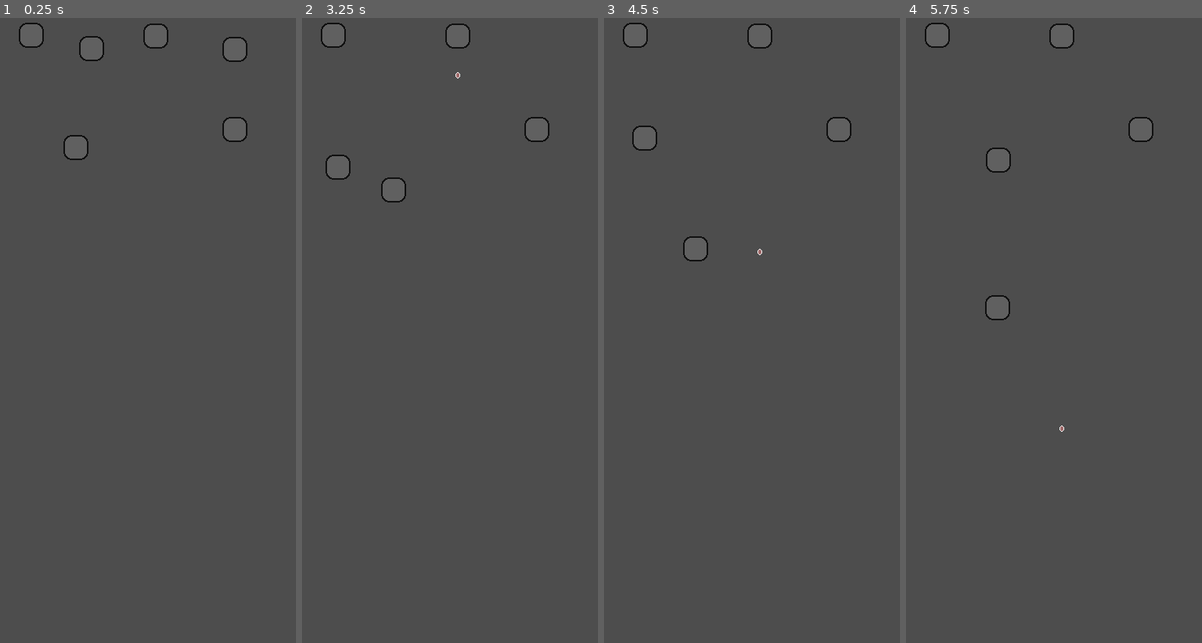
Above: before the commit, frames 1-4 (left to right).
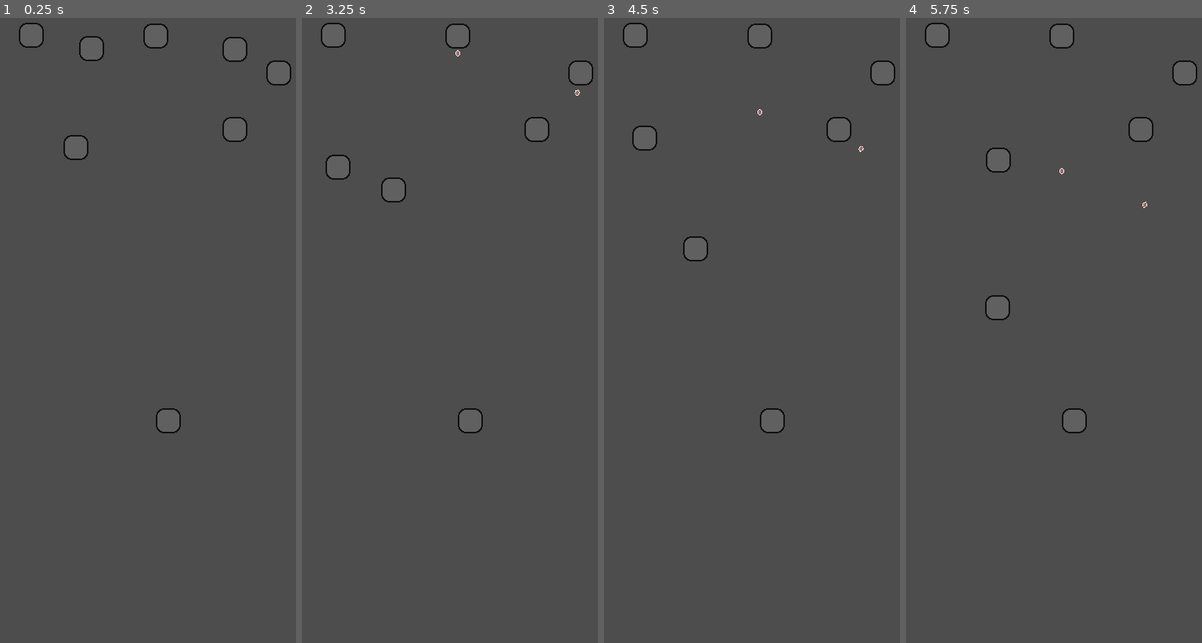
Above: after the commit, the same moments.

Repository: efevans/geometry-shooter-game
Game: Godot game, scene res://scenes/enemy/enemy_test.tscn
Two runs of this game, one before a commit and one after it. Both use one fixed random seed, a clock stepped at 60 frames per second and the inputs below. This scene is started directly instead of the project's main scene.
Inputs:
- Up to frame 1 (0.25 s): no input
- Up to frame 2 (3.25 s): hold D (move_right) 0.53-1.28 s; hold S (move_down) 1.28-2.03 s; hold D (move_right) 2.03-2.78 s; hold W (move_up) from 2.78 s (still down)
- Up to frame 3 (4.5 s): release W (move_up) at 3.53 s; hold A (move_left) from 3.53 s (still down)
- Up to frame 4 (5.75 s): release A (move_left) at 5.03 s; hold S (move_down) from 5.03 s (still down)

The runs differ from the first frame. In frame 1, 0.1% of the frame differs, in the area x 52-99%, y 6-67%; in frame 2, 0.2%, in the area x 51-99%, y 5-67%; in frame 3, 0.2%; in frame 4, 0.2%.

Commit message:
Add enemy that shoots towards player

Diff:
--- a/scenes/bullet/bullet.gd
+++ b/scenes/bullet/bullet.gd
@@ -1,7 +1,19 @@
 extends Node2D
+class_name Bullet
 
-const SPEED: float = 3.0
 @export var movement_component: Node
 
-func _physics_process(_delta: float) -> void:
-	movement_component.move(self, SPEED)
+
+func set_speed(speed: float) -> void:
+	movement_component.speed = speed
+
+
+func set_direction(direction: Vector2) -> void:
+	movement_component.direction = direction
+	rotation = direction.angle() - PI / 2
+
+
+func _physics_process(delta: float) -> void:
+	if !movement_component:
+		return
+	movement_component.move(self, delta)
--- a/scenes/bullet/bullet.tscn
+++ b/scenes/bullet/bullet.tscn
@@ -2,13 +2,13 @@
 
 [ext_resource type="Texture2D" uid="uid://bv0qyds5871vu" path="res://scenes/bullet/bullet.png" id="1_li7an"]
 [ext_resource type="Script" path="res://scenes/bullet/bullet.gd" id="1_slfou"]
-[ext_resource type="PackedScene" uid="uid://bsucvjrkive7c" path="res://scenes/components/move_forward_component/move_forward_component.tscn" id="3_35sqn"]
+[ext_resource type="PackedScene" uid="uid://dk7csm1d6fg0u" path="res://scenes/components/move_in_direction_component/move_in_direction_component.tscn" id="3_cd7jb"]
 
 [node name="Bullet" type="Node2D" node_paths=PackedStringArray("movement_component")]
 script = ExtResource("1_slfou")
-movement_component = NodePath("MoveForwardComponent")
+movement_component = NodePath("MoveInDirectionComponent")
 
 [node name="Sprite2D" type="Sprite2D" parent="."]
 texture = ExtResource("1_li7an")
 
-[node name="MoveForwardComponent" parent="." instance=ExtResource("3_35sqn")]
+[node name="MoveInDirectionComponent" parent="." instance=ExtResource("3_cd7jb")]
--- a/scenes/components/move_forward_component/move_forward_component.gd
+++ b/scenes/components/move_forward_component/move_forward_component.gd
@@ -1,5 +1,6 @@
 extends Node
 
+@export var speed: float = 60.0
 
-func move(object: Node2D, speed: float) -> void:
-	object.global_position += Vector2.DOWN * speed
+func move(object: Node2D, delta: float) -> void:
+	object.global_position += Vector2.DOWN * speed * delta
--- /dev/null
+++ b/scenes/components/move_in_direction_component/move_in_direction_component.gd
@@ -0,0 +1,7 @@
+extends Node
+
+@export var speed: float = 60.0
+@export var direction: Vector2 = Vector2.DOWN
+
+func move(object: Node2D, delta: float) -> void:
+	object.global_position += speed * direction * delta
--- /dev/null
+++ b/scenes/components/move_in_direction_component/move_in_direction_component.tscn
@@ -0,0 +1,6 @@
+[gd_scene load_steps=2 format=3 uid="uid://dk7csm1d6fg0u"]
+
+[ext_resource type="Script" path="res://scenes/components/move_in_direction_component/move_in_direction_component.gd" id="1_w7npt"]
+
+[node name="MoveInDirectionComponent" type="Node"]
+script = ExtResource("1_w7npt")
--- a/scenes/components/move_sideways_component/move_sideways_component.gd
+++ b/scenes/components/move_sideways_component/move_sideways_component.gd
@@ -2,8 +2,9 @@
 
 @onready var path_follow_2d: PathFollow2D = %PathFollow2D
 
+@export var speed: float = 60.0
 
-func move(object: Node2D, speed: float) -> void:
+func move(object: Node2D, delta: float) -> void:
 	var original_position := path_follow_2d.global_position
-	path_follow_2d.progress += speed
+	path_follow_2d.progress += speed * delta
 	object.global_position += path_follow_2d.global_position - original_position
--- /dev/null
+++ b/scenes/components/shoot_bullet_at_player_component/shoot_bullet_at_player_component.gd
@@ -0,0 +1,26 @@
+extends Node
+
+@onready var shoot_timer: Timer = %ShootTimer
+
+@export var shoot_timeout: float = 3
+@export var bullet_scene: PackedScene
+@export_group("Parent Properties")
+@export var parent_firer: Node2D
+@export var parent_distance_buffer: float = 0.0
+
+
+func _ready() -> void:
+	shoot_timer.start(shoot_timeout)
+	shoot_timer.timeout.connect(on_shoot_timeout)
+
+
+func on_shoot_timeout() -> void:
+	var bullet_instance := bullet_scene.instantiate() as Bullet
+	get_tree().root.add_child(bullet_instance)
+	bullet_instance.global_position = parent_firer.global_position + Vector2.DOWN * parent_distance_buffer
+
+	var player := get_tree().get_first_node_in_group("player") as Node2D
+	if !player:
+		return
+	var normalized_direction_to_player := (player.global_position - bullet_instance.global_position).normalized()
+	bullet_instance.set_direction(normalized_direction_to_player)
--- /dev/null
+++ b/scenes/components/shoot_bullet_at_player_component/shoot_bullet_at_player_component.tscn
@@ -0,0 +1,11 @@
+[gd_scene load_steps=3 format=3 uid="uid://oqmy2dbyi8vq"]
+
+[ext_resource type="Script" path="res://scenes/components/shoot_bullet_at_player_component/shoot_bullet_at_player_component.gd" id="1_iksfa"]
+[ext_resource type="PackedScene" uid="uid://svu8yrkk206g" path="res://scenes/bullet/bullet.tscn" id="2_3sk1p"]
+
+[node name="ShootBulletAtPlayerComponent" type="Node"]
+script = ExtResource("1_iksfa")
+bullet_scene = ExtResource("2_3sk1p")
+
+[node name="ShootTimer" type="Timer" parent="."]
+unique_name_in_owner = true
--- a/scenes/enemy/enemy.gd
+++ b/scenes/enemy/enemy.gd
@@ -1,6 +1,4 @@
 extends Node2D
-
-const SPEED: float = 60.0
 
 @export var movement_component: Node
 
@@ -8,4 +6,4 @@
 func _physics_process(delta: float) -> void:
 	if !movement_component:
 		return
-	movement_component.move(self, SPEED * delta)
+	movement_component.move(self, delta)
--- a/scenes/enemy/enemy_test.tscn
+++ b/scenes/enemy/enemy_test.tscn
@@ -7,6 +7,7 @@
 [ext_resource type="PackedScene" uid="uid://bsucvjrkive7c" path="res://scenes/components/move_forward_component/move_forward_component.tscn" id="5_ysrnn"]
 [ext_resource type="Texture2D" uid="uid://cqqx0fnucs4sd" path="res://scenes/enemy/enemy.png" id="6_1lm7k"]
 [ext_resource type="PackedScene" uid="uid://de7fdrcgbcp25" path="res://scenes/enemy/move_sideways_enemy/move_sideways_enemy.tscn" id="7_gxau2"]
+[ext_resource type="PackedScene" uid="uid://vx85fxunnudo" path="res://scenes/enemy/shoot_bullet_at_player_enemy/shoot_bullet_at_player_enemy.tscn" id="8_ft2i8"]
 
 [sub_resource type="CircleShape2D" id="CircleShape2D_die47"]
 
@@ -27,15 +28,22 @@
 
 [node name="MoveForwardComponent" parent="DieOnHitEnemy" instance=ExtResource("5_ysrnn")]
 
-[node name="Sprite2D" type="Sprite2D" parent="."]
+[node name="Wall" type="Sprite2D" parent="."]
 position = Vector2(346, 146)
 texture = ExtResource("6_1lm7k")
 
-[node name="Area2D" type="Area2D" parent="Sprite2D"]
+[node name="Area2D" type="Area2D" parent="Wall"]
 collision_mask = 0
 
-[node name="CollisionShape2D" type="CollisionShape2D" parent="Sprite2D/Area2D"]
+[node name="CollisionShape2D" type="CollisionShape2D" parent="Wall/Area2D"]
 shape = SubResource("CircleShape2D_die47")
 
 [node name="MoveSidewaysEnemy" parent="." instance=ExtResource("7_gxau2")]
 position = Vector2(132, 159)
+
+[node name="ShootBulletAtPlayerEnemy" parent="." instance=ExtResource("8_ft2i8")]
+position = Vector2(402, 74)
+
+[node name="FauxPlayer" type="Sprite2D" parent="." groups=["player"]]
+position = Vector2(261, 517)
+texture = ExtResource("6_1lm7k")
--- a/scenes/enemy/move_forward_enemy/move_forward_enemy.tscn
+++ b/scenes/enemy/move_forward_enemy/move_forward_enemy.tscn
@@ -2,13 +2,13 @@
 
 [ext_resource type="Texture2D" uid="uid://cqqx0fnucs4sd" path="res://scenes/enemy/enemy.png" id="1_8l0kg"]
 [ext_resource type="Script" path="res://scenes/enemy/enemy.gd" id="1_jwj5e"]
-[ext_resource type="PackedScene" uid="uid://bsucvjrkive7c" path="res://scenes/components/move_forward_component/move_forward_component.tscn" id="2_ley3g"]
+[ext_resource type="PackedScene" uid="uid://dk7csm1d6fg0u" path="res://scenes/components/move_in_direction_component/move_in_direction_component.tscn" id="3_efj43"]
 
 [node name="MoveForwardEnemy" type="Node2D" node_paths=PackedStringArray("movement_component")]
 script = ExtResource("1_jwj5e")
-movement_component = NodePath("MoveForwardComponent")
+movement_component = NodePath("MoveInDirectionComponent")
 
 [node name="Sprite2D" type="Sprite2D" parent="."]
 texture = ExtResource("1_8l0kg")
 
-[node name="MoveForwardComponent" parent="." instance=ExtResource("2_ley3g")]
+[node name="MoveInDirectionComponent" parent="." instance=ExtResource("3_efj43")]
--- /dev/null
+++ b/scenes/enemy/shoot_bullet_at_player_enemy/shoot_bullet_at_player_enemy.tscn
@@ -0,0 +1,13 @@
+[gd_scene load_steps=3 format=3 uid="uid://vx85fxunnudo"]
+
+[ext_resource type="Texture2D" uid="uid://cqqx0fnucs4sd" path="res://scenes/enemy/enemy.png" id="1_efd30"]
+[ext_resource type="PackedScene" uid="uid://oqmy2dbyi8vq" path="res://scenes/components/shoot_bullet_at_player_component/shoot_bullet_at_player_component.tscn" id="2_nkjls"]
+
+[node name="ShootBulletAtPlayerEnemy" type="Node2D"]
+
+[node name="Sprite2D" type="Sprite2D" parent="."]
+texture = ExtResource("1_efd30")
+
+[node name="ShootBulletAtPlayerComponent" parent="." node_paths=PackedStringArray("parent_firer") instance=ExtResource("2_nkjls")]
+parent_firer = NodePath("..")
+parent_distance_buffer = 12.0
--- a/scenes/player/player.tscn
+++ b/scenes/player/player.tscn
@@ -12,7 +12,7 @@
 [sub_resource type="RectangleShape2D" id="RectangleShape2D_pjcpm"]
 size = Vector2(6, 7)
 
-[node name="Player" type="CharacterBody2D"]
+[node name="Player" type="CharacterBody2D" groups=["player"]]
 motion_mode = 1
 script = ExtResource("1_x4sp7")
 
Not shown: 1 places in scenes/enemy/enemy_test.tscn that only renumber resources
